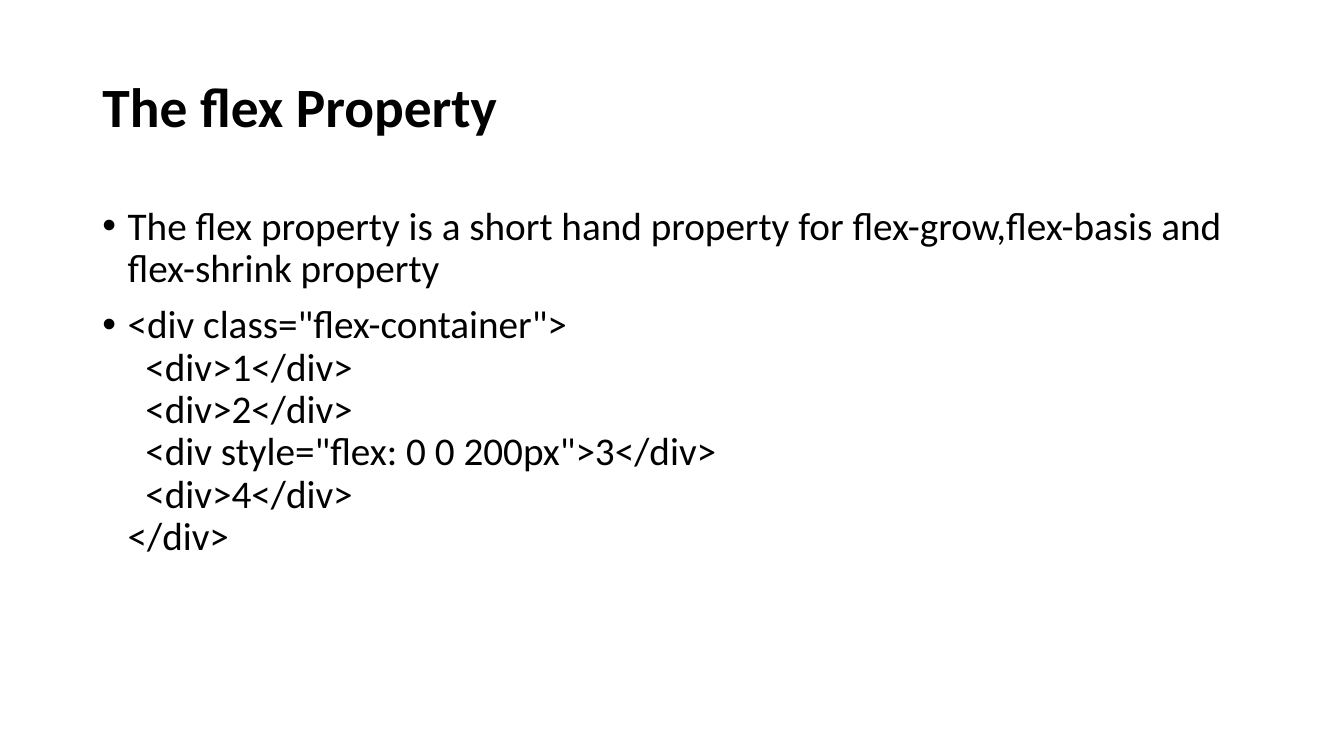
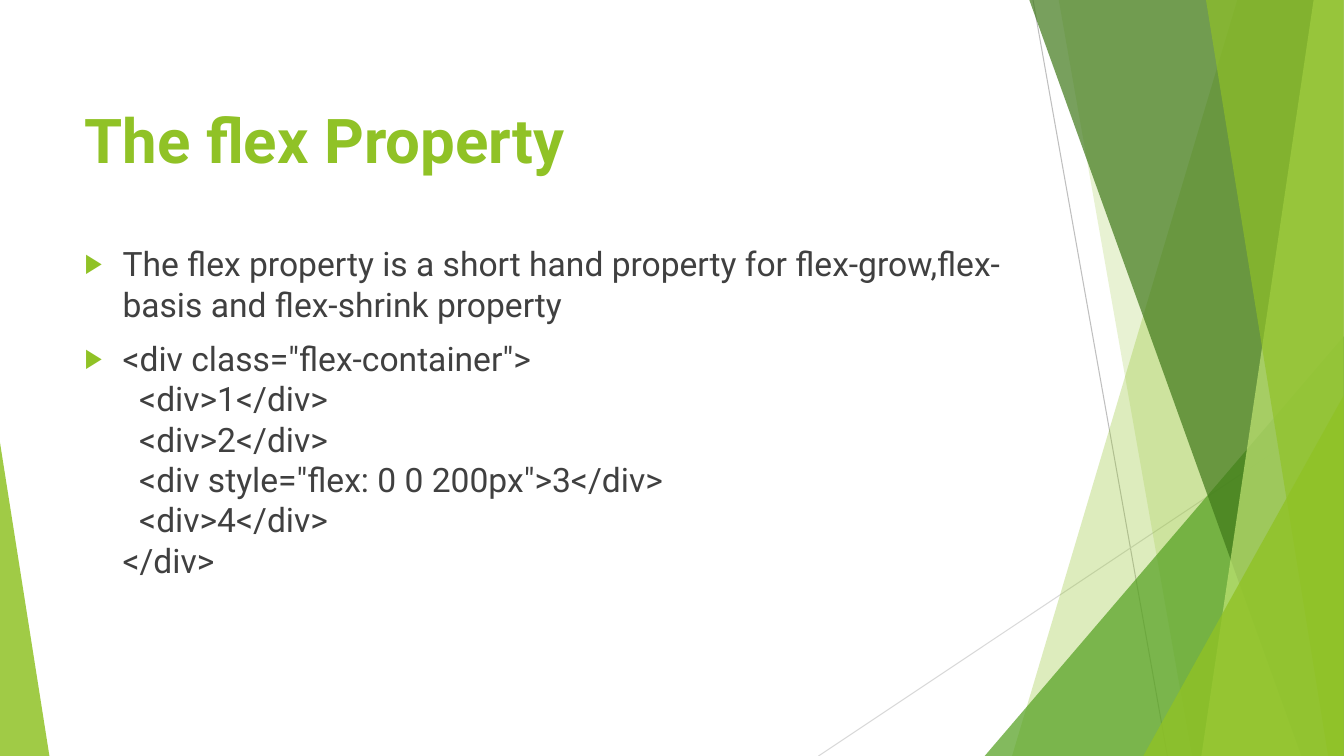
Before and after one commit to joeSuchan/flexboxProject, a slide deck: slide 26 of FlexBox 1D.pptx (slide 25 before the commit). Drawn at 1344x756 pixels with LibreOffice and Linux fonts; fonts in the diff are those of the drawing. Boxes give left, top, right and bottom in pixels: in the first picture for what was removed or moved away, otherwise in the second. Text is boxed around its words. In the diff, an @@ line names an element or a change of style, - is before the commit and + after.

```diff
--- a/FlexBox 1D.pptx
+++ b/FlexBox 1D.pptx
@@ title "The flex Property": place and size @@
-title "The flex Property" at [102, 88, 497, 136]
+title "The flex Property" at [85, 116, 564, 176]
@@ title "The flex Property" at [85, 116, 564, 176]: size 39.6 to 44.1 pt, font Calibri to Roboto, text colour #000000 to #90C226; line spacing 0.9 to 1; vertical alignment middle to top @@
@@ text "The flex property is a ...": place and size @@
-text "The flex property is a ..." at [128, 212, 1221, 552]
+text "The flex property is a ..." at [123, 250, 1000, 575]
@@ text "The flex property is a ..." at [123, 250, 1000, 575]: size 28 to 24 pt, font Calibri to Roboto, text colour #000000 to #404040; bullet • to ▶; line spacing 0.9 to 1 @@
@@ group added at [0, 0, 1344, 756]: 5 freeform shapes, 3 triangles, 2 lines @@
```
Also in this commit, not shown: 26 other slides changed, 2 slides added.
